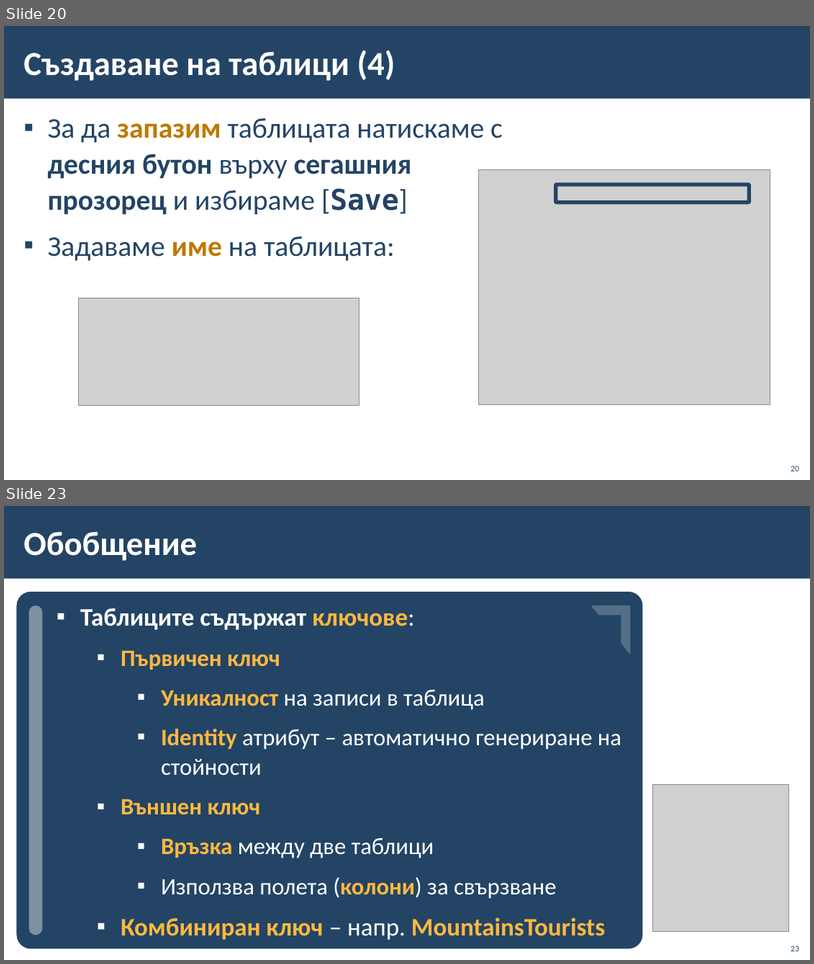
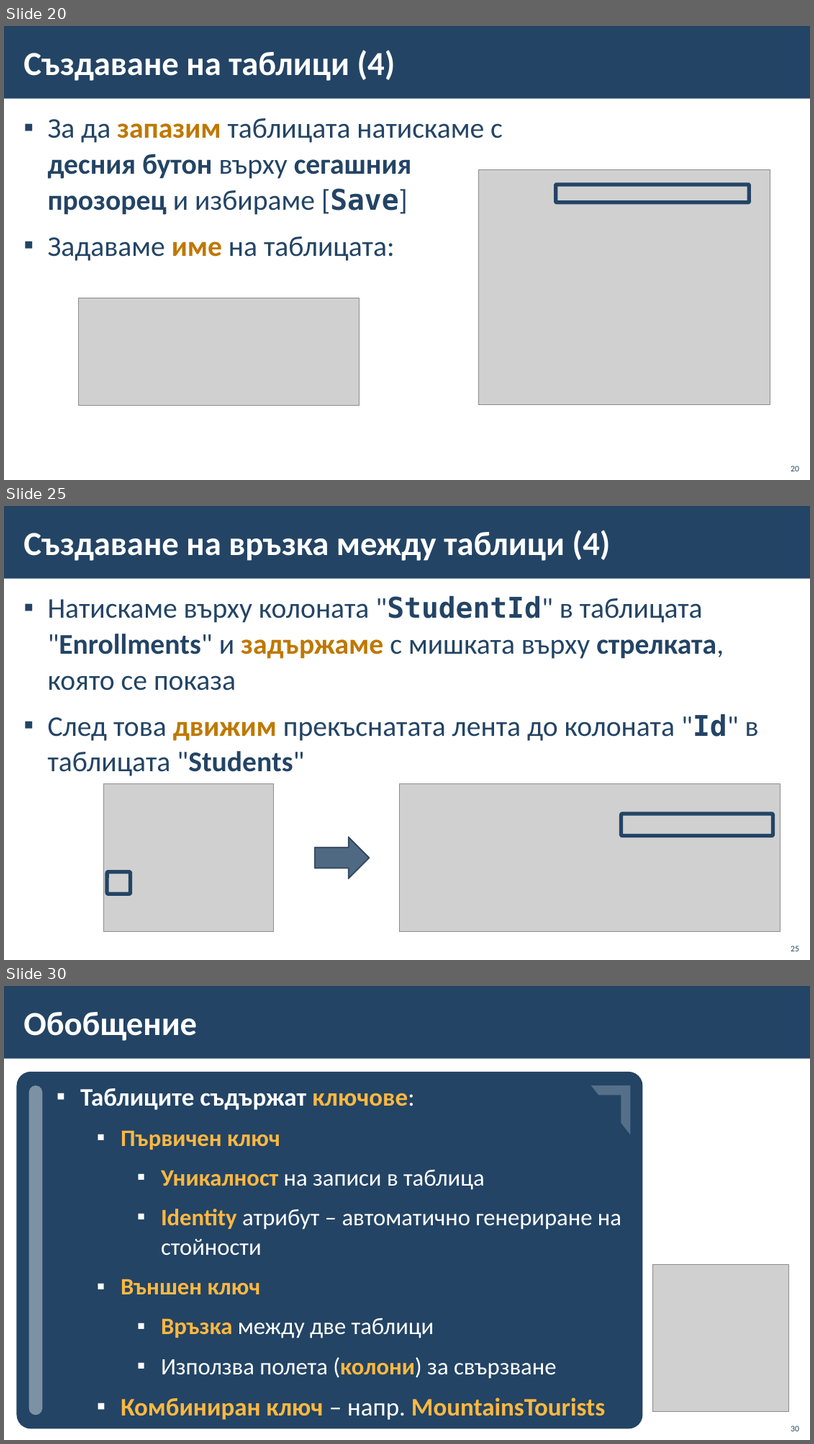
Before and after one commit to BG-IT-Edu/School-Programming, a slide deck: Courses/Software-Sciences/Module-3-Databases-New/07-Modeling-Databases/06-Modeling-Databases.pptx. Shown one above the other, each under a label of ours: slides 20 and 23 before the commit, slides 20, 25 and 30 after it; the slides between them are not shown. The pictures are 814x964 and 814x1444 pixels, drawn with LibreOffice and Linux fonts; fonts in the diff are those of the drawing; grey boxes stand for pictures; background and template pictures are left out. Boxes give left, top, right and bottom in pixels: in the first picture for what was removed or moved away, otherwise in the second. Text is boxed around its words. In the diff, an @@ line names an element or a change of style, - is before the commit and + after.

```diff
--- a/Courses/Software-Sciences/Module-3-Databases-New/07-Modeling-Databases/06-Modeling-Databases.pptx
+++ b/Courses/Software-Sciences/Module-3-Databases-New/07-Modeling-Databases/06-Modeling-Databases.pptx
@@ slide 25 added at bbox=[4, 506, 810, 960], background #FFFFFF; not listed: 1 template element that a slide beside it also shows @@
@@ title added at bbox=[23, 530, 611, 561], 40 pt, text #FFFFFF, bold @@
+Създаване на връзка между таблици (4)
@@ text added at bbox=[48, 596, 759, 776], 34 pt, text #234465 @@
+▪ Натискаме върху колоната "StudentId" в таблицата "Enrollments" и задържаме с мишката върху стрелката, която се показа
+▪ След това движим прекъснатата лента до колоната "Id" в таблицата "Students"
@@ picture added at bbox=[104, 784, 274, 932] @@
@@ picture added at bbox=[399, 784, 781, 932] @@
@@ rounded rectangle added at bbox=[622, 813, 774, 835], outline #234465 4.5 pt @@
@@ right arrow added at bbox=[315, 837, 369, 879], fill #234465 at 80% opacity, outline #1A334C 1.5 pt @@
@@ rounded rectangle added at bbox=[107, 871, 131, 893], outline #234465 4.5 pt @@
@@ page number added at bbox=[791, 945, 800, 951], 10 pt, text #234465 @@
+25
@@ what was slide 23 is now slide 30 @@
@@ page number at bbox=[791, 1425, 800, 1431]: text changed @@
-23
+30
```
Also in this commit, not shown: 2 slides changed, 7 other slides added, 1 slide removed.
